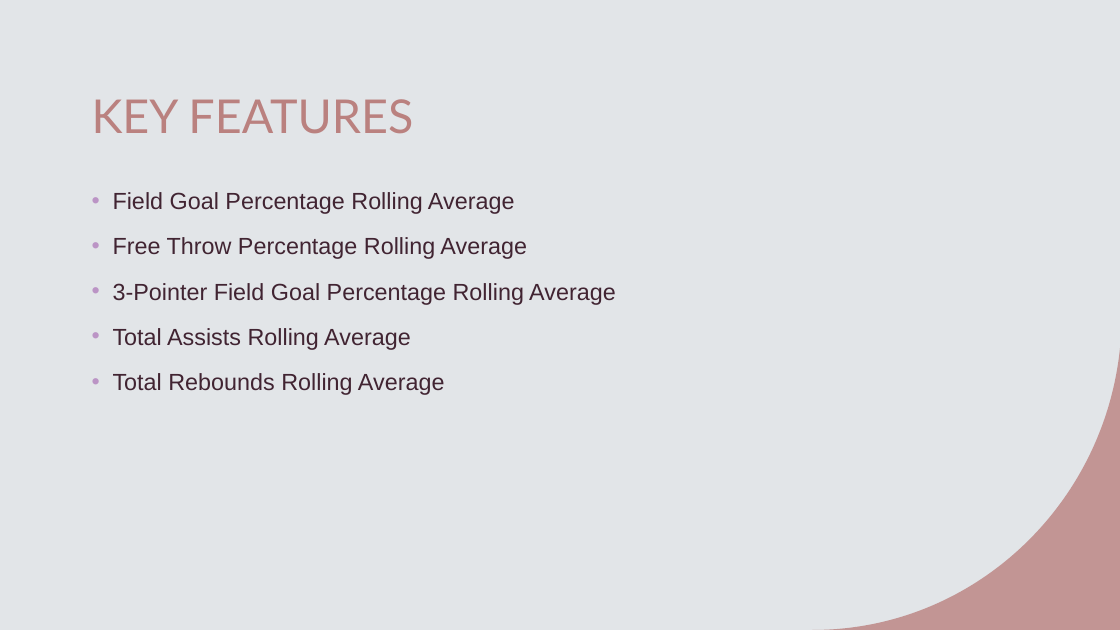
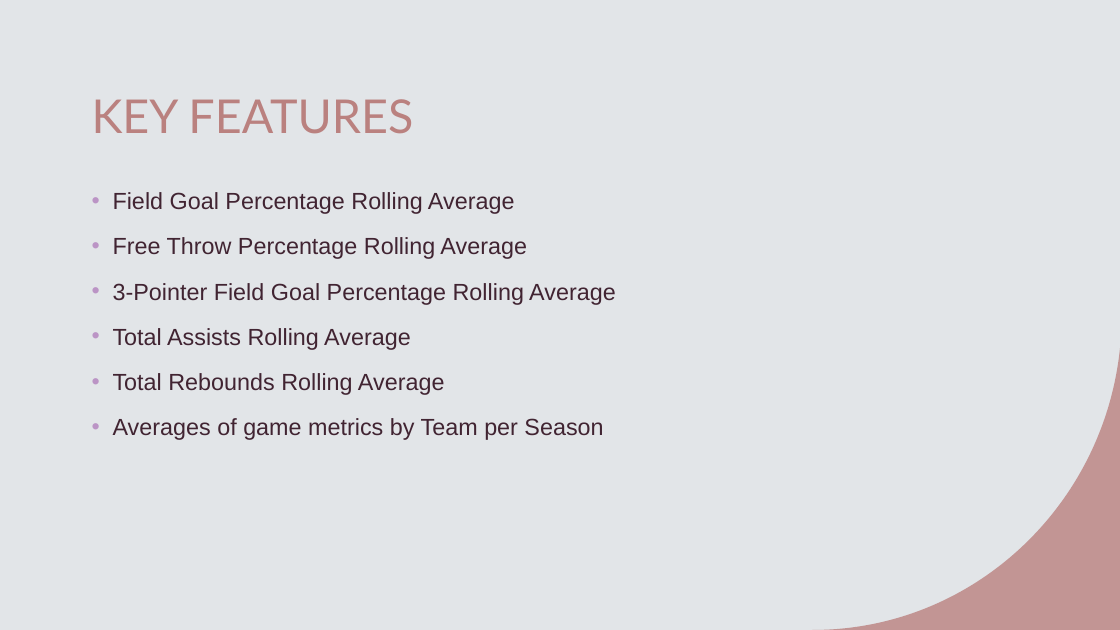
Before and after one commit to olivedisaster/final-project, a slide deck: slide 3 of Final Presentation.pptx. Drawn at 1120x630 pixels with LibreOffice and Linux fonts; fonts in the diff are those of the drawing. Boxes give left, top, right and bottom in pixels: in the first picture for what was removed or moved away, otherwise in the second. Text is boxed around its words. In the diff, an @@ line names an element or a change of style, - is before the commit and + after.

```diff
--- a/Final Presentation.pptx
+++ b/Final Presentation.pptx
@@ text at (113, 418, 603, 440): paragraph added @@
+• Averages of game metrics by Team per Season
```
Also in this commit, not shown: 2 other slides changed, 1 slide added.
